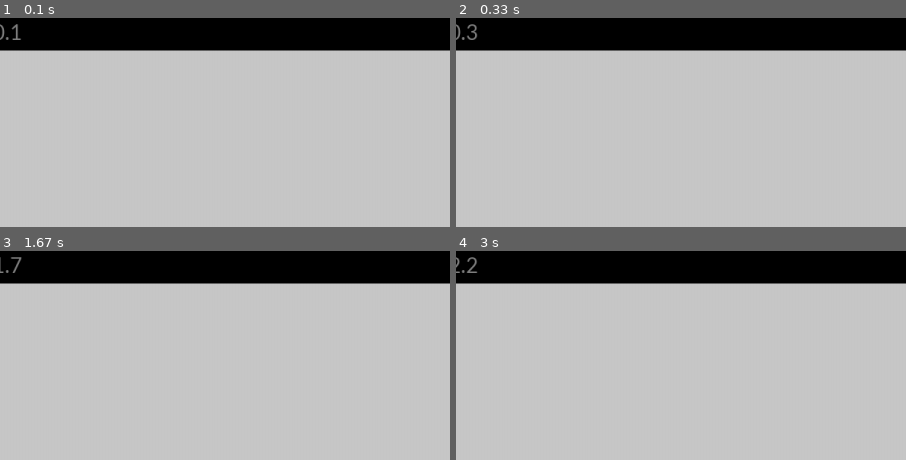
Above: before the commit, frames 1-4 (two rows, left to right).
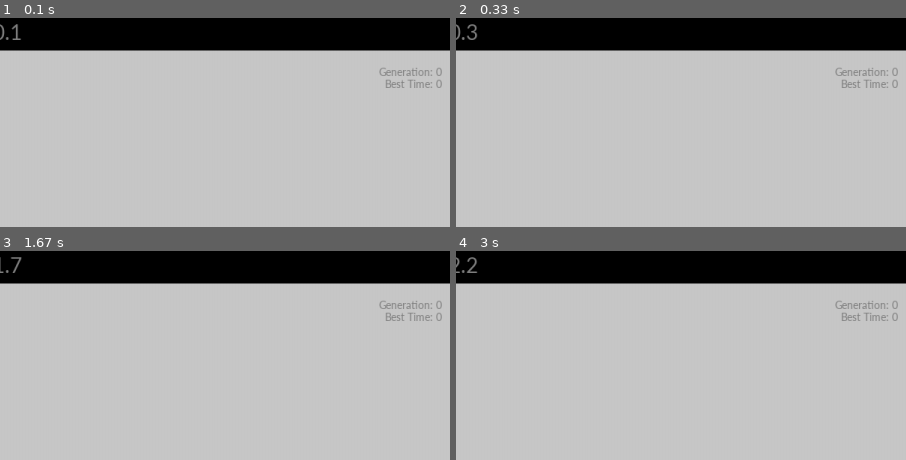
Above: after the commit, the same moments.

Repository: philmuri/GA-project
Game: pygame game, started from main.py
Two runs of this game, one before a commit and one after it. Both use one fixed random seed, a clock stepped at 60 frames per second and the inputs below.
Inputs:
- Up to frame 1 (0.1 s): no input
- Up to frame 2 (0.33 s): no input
- Up to frame 3 (1.67 s): no input
- Up to frame 4 (3 s): tap Space at 1.83 s
The pictures show only the part of the screen within x 49-99%, y 0-50%; the shares and areas given below are measured in that part.

The runs differ from the first frame. In frame 1, 0.4% of the frame differs, in the area x 84-99%, y 23-34%; in frame 2, 0.4%; in frame 3, 0.4%; in frame 4, 0.4%.

Commit message:
feat: added text info rendering

Diff:
--- a/main.py
+++ b/main.py
@@ -5,30 +5,34 @@
 import constants as c
 from player import Player
 from obstacle import Obstacle
+from typing import Dict
 
-
-init_input_genes = [[0, 0, 0], [0, 0, 0], [0, 0, 0],
-                    [0, 0, 0], [0, 0, 0]]  # for now 5 neurons
-init_hidden_genes = [[0], [0], [0]]  # 3 neuron hidden layer
-
-# Global Variables
-game_running = True
-game_paused = False
-population = []
-dead_players = 0
-
-round_time = 0
-score = 0
-# font = pg.font.SysFont(FONT_TYPE, FONT_SIZE)
-# fontLarge = pg.font.SysFont(FONT_TYPE, FONT_SIZE * 2)
-
-generation = 1
 
 # -- Initialize Pygame --
 pg.init()
 clock = pg.time.Clock()
 screen = pg.display.set_mode((c.WIDTH, c.HEIGHT))
 pg.display.set_caption('Obstacle Jumping')
+
+
+# -- Global Variables --
+game_running = True
+game_paused = False
+round_time = 0
+score = 0
+font = pg.font.SysFont(c.FONT_TYPE, c.FONT_SIZE)
+fontLarge = pg.font.SysFont(c.FONT_TYPE, c.FONT_SIZE * 2)
+info_text = {
+    'Generation': 0,
+    'Best Time': 0,
+}
+# - AI Variables -
+population = []
+dead_players = 0
+generation = 1
+init_input_genes = [[0, 0, 0], [0, 0, 0], [0, 0, 0],
+                    [0, 0, 0], [0, 0, 0]]  # for now 5 neurons
+init_hidden_genes = [[0], [0], [0]]  # 3 neuron hidden layer
 
 
 # -- FUNCTIONS --
@@ -64,6 +68,18 @@
     screen.blit(text, text.get_rect(center=(c.WIDTH//2, c.BASE_HEIGHT//2)))
 
 
+def render_info_text(screen, info: Dict) -> None:
+    for n, (k, v) in enumerate(info.items()):
+        if isinstance(v, float):
+            text = font.render(f"{k}: {v:.2f}", True, c.FONT_COLOR)
+        else:
+            text = font.render(f"{k}: {v}", True, c.FONT_COLOR)
+        text_x = c.WIDTH - text.get_width() - 20
+        text_y = c.BASE_HEIGHT + 20
+        y_offset = text_y + n * c.FONT_SIZE
+        screen.blit(text, (text_x, y_offset))
+
+
 # -- Main Game Loop --
 init()
 user_player = Player()
@@ -84,6 +100,7 @@
         # - Draw Background Elements + Render Text -
         draw(screen)
         render_timer(screen, round_time=round_time)
+        render_info_text(screen, info=info_text)
 
         # - Update and Draw Players + Obstacle -
         obstacle.update()
@@ -100,20 +117,14 @@
         if c.is_AI:
             for _ in population:
                 if _.is_alive and _.is_colliding(obstacle=obstacle):
-                    _.is_alive = False
+                    _.kill()
                     dead_players += 1
+            if dead_players == c.POPULATION_SIZE:
+                game_running = False
         else:
             if user_player.is_colliding(obstacle=obstacle):
                 game_paused = True
-
-        # - Handle all players dead -
-        # for player in population:
-        #    if player.is_alive:
-        # handle player-object collision
-        #        pass
-
-        # if dead_players == len(POPULATION_SIZE):
-        #    game_running = False
+                user_player.kill()
 
         pg.display.flip()
 
@@ -122,7 +133,6 @@
 
 else:
     best_players = []
-    print(c.BASE_COLOR, c.OBSTACLE_COLOR, c.BG_COLOR)
     # 1) obtain best two players (id or from index in population) and best fitness score
 
     # 2) keep the best bird, and extract their inputweights and hiddenweights using deepcopy from copy library
--- a/player.py
+++ b/player.py
@@ -11,7 +11,7 @@
         self.y = PLAYER_START_HEIGHT
         self.vy = 0
         self.is_jumping = False
-        self.is_dead = False
+        self.is_alive = True
         self.init_time = time.time()
         self.time_alive = 0
         self.is_AI = is_AI
@@ -74,3 +74,7 @@
 
     def sigmoid(self, x):
         return 1 / (1 + np.exp(-x))
+
+    def kill(self):
+        self.is_alive = False
+        self.time_alive = round(time.time() - self.init_time, 3)
